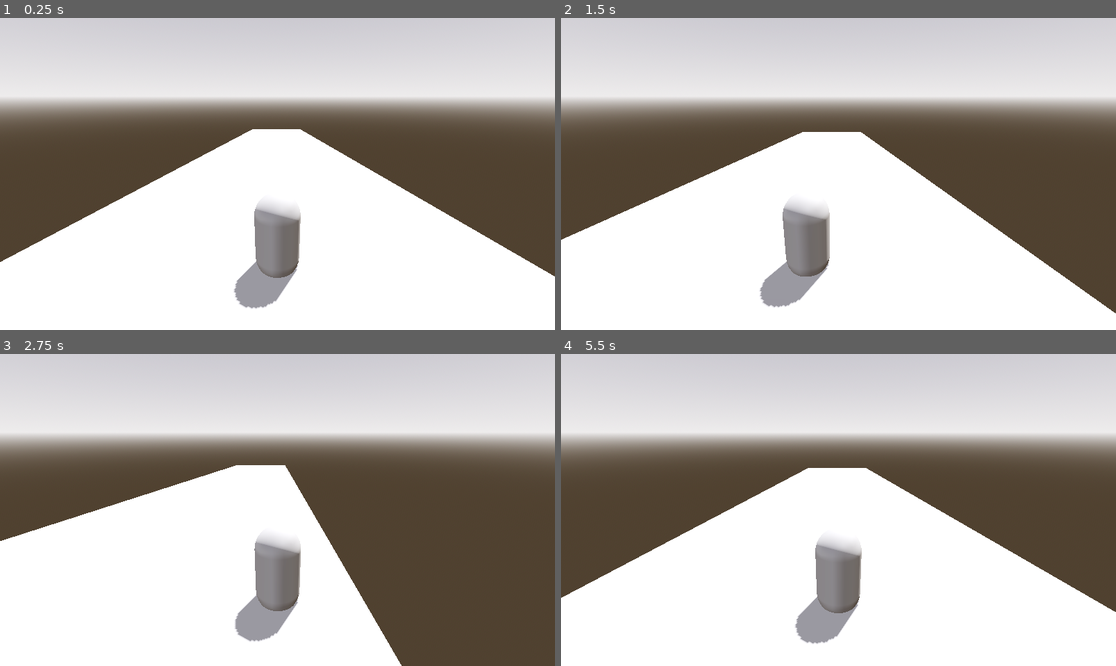
Above: before the commit, frames 1-4 (two rows, left to right).
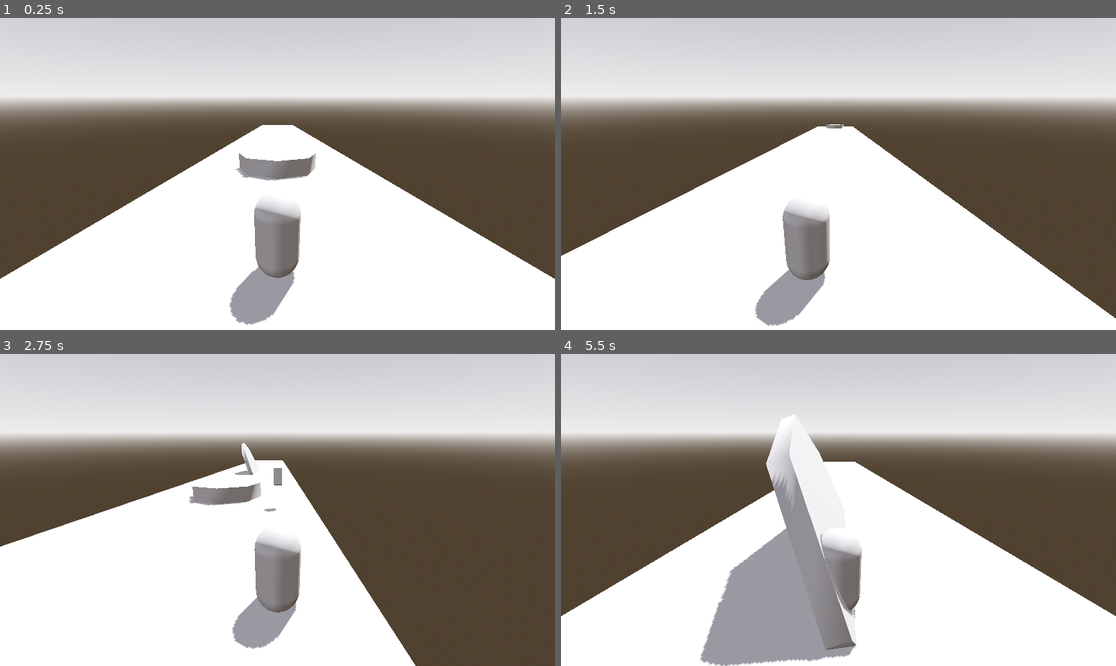
Above: after the commit, the same moments.

Repository: Digiphoenix22/lunar-pestle
Game: Godot game, scene res://main.tscn
Two runs of this game, one before a commit and one after it. Both use one fixed random seed, a clock stepped at 60 frames per second and the inputs below.
Inputs:
- Up to frame 1 (0.25 s): no input
- Up to frame 2 (1.5 s): tap Enter (ui_accept) at 0.5, 0.77 s; hold Right (ui_right) 0.53-1.28 s; hold Left (ui_left) from 1.28 s (still down)
- Up to frame 3 (2.75 s): tap Enter (ui_accept) at 1.52 s; release Left (ui_left) at 2.03 s; hold Right (ui_right) from 2.03 s (still down)
- Up to frame 4 (5.5 s): tap Enter (ui_accept) at 3.02, 3.77, 4.52 s; release Right (ui_right) at 3.53 s; hold Left (ui_left) from 3.53 s (still down)

The runs differ from the first frame. In frame 1, 3.2% of the frame differs, in the area x 0-100%, y 34-99%; in frame 2, 2.9%; in frame 3, 2.6%; in frame 4, 11%, in the area x 0-100%, y 19-100%.

Commit message:
Add chunk-based ground system, hit detection, and obstacle collisions
Co-Authored-By: Claude Sonnet 4.6 <noreply@anthropic.com>

Diff:
--- /dev/null
+++ b/Materials/TestMat.tres
@@ -0,0 +1,8 @@
+[gd_resource type="StandardMaterial3D" format=3 uid="uid://cfmp11q8yrqe5"]
+
+[resource]
+transparency = 1
+albedo_color = Color(0.24705882, 0.83137256, 0.21568628, 0.37254903)
+emission_enabled = true
+emission = Color(0, 0.8980392, 0, 1)
+emission_energy_multiplier = 9.96
--- /dev/null
+++ b/Materials/TestMat2.tres
@@ -0,0 +1,8 @@
+[gd_resource type="StandardMaterial3D" format=3 uid="uid://d05sjyfauefuc"]
+
+[resource]
+transparency = 1
+albedo_color = Color(0.101960786, 0.22352941, 1, 0.64705884)
+emission_enabled = true
+emission = Color(0, 0, 1, 1)
+emission_energy_multiplier = 8.26
--- a/chunks.tscn
+++ b/chunks.tscn
@@ -1,4 +1,7 @@
-[gd_scene format=3 uid="uid://cmtktmohct1sa"]
+[gd_scene format=3 uid="uid://cagg3qd8b6vml"]
+
+[sub_resource type="BoxShape3D" id="BoxShape3D_kofmg"]
+size = Vector3(26.516602, 1, 9.631836)
 
 [node name="Chunks" type="Node3D" unique_id=1297379566]
 
@@ -17,6 +20,12 @@
 sides = 23
 ring_sides = 13
 
+[node name="StaticBody3D" type="StaticBody3D" parent="1/CSGTorus3D" unique_id=1489441056 groups=["obstacle"]]
+
+[node name="CollisionShape3D" type="CollisionShape3D" parent="1/CSGTorus3D/StaticBody3D" unique_id=361872939]
+transform = Transform3D(1, 0, 0, 0, 1, 0, 0, 0, 1, 0, -9.536743e-06, -3.4260266)
+shape = SubResource("BoxShape3D_kofmg")
+
 [node name="2" type="CSGBox3D" parent="." unique_id=1833429375]
 transform = Transform3D(1, 0, 0, 0, 1, 0, 0, 0, 1, 29.675678, 0.4995, -14.718084)
 size = Vector3(25, 0.001, 40)
@@ -26,6 +35,12 @@
 radius = 5.3569336
 height = 5.1591797
 
+[node name="StaticBody3D" type="StaticBody3D" parent="2/CSGCylinder3D" unique_id=1587002941 groups=["obstacle"]]
+
+[node name="CollisionShape3D" type="CollisionShape3D" parent="2/CSGCylinder3D/StaticBody3D" unique_id=560871714]
+transform = Transform3D(1, 0, 0, 0, 0.16404916, -0.98645216, 0, 0.98645216, 0.16404916, 0, -9.536743e-06, -3.4260273)
+shape = SubResource("BoxShape3D_kofmg")
+
 [node name="3" type="CSGBox3D" parent="." unique_id=2015076074]
 transform = Transform3D(1, 0, 0, 0, 1, 0, 0, 0, 1, -29.888628, 0.4995, -14.718084)
 size = Vector3(25, 0.001, 40)
@@ -34,6 +49,12 @@
 radius = 9.079507
 radial_segments = 21
 rings = 15
+
+[node name="StaticBody3D" type="StaticBody3D" parent="3/CSGSphere3D" unique_id=1988438539 groups=["obstacle"]]
+
+[node name="CollisionShape3D" type="CollisionShape3D" parent="3/CSGSphere3D/StaticBody3D" unique_id=9512412]
+transform = Transform3D(1, 0, 0, 0, -0.104788855, -0.9944945, 0, 0.9944945, -0.104788855, 0, 1.3316741, -3.4260273)
+shape = SubResource("BoxShape3D_kofmg")
 
 [node name="4" type="CSGBox3D" parent="." unique_id=2124235458]
 transform = Transform3D(1, 0, 0, 0, 1, 0, 0, 0, 1, -59.063263, 0.4995, -14.718084)
--- a/ground_scroller.gd
+++ b/ground_scroller.gd
@@ -1,11 +1,44 @@
 extends Node3D
 
-const CHUNK_LENGTH := 40.0
-const CHUNK_COUNT  := 3
-var scroll_speed   := 80
+const CHUNK_LENGTH    := 40.0
+const CHUNK_COUNT     := 5
+const OBSTACLE_CHANCE := 0.4
+var scroll_speed      := 80.0
+
+var plain_template: Node3D = null
+var obstacle_templates: Array[Node3D] = []
+
+func _ready() -> void:
+	var chunks_root = load("res://chunks.tscn").instantiate()
+	for child in chunks_root.get_children():
+		if child.name == "Base":
+			plain_template = child.duplicate()
+		elif child.name.is_valid_int():
+			obstacle_templates.append(child.duplicate())
+	chunks_root.free()
+
+	for i in CHUNK_COUNT:
+		_place_chunk(-i * CHUNK_LENGTH)
+
+func _make_chunk() -> Node3D:
+	var template: Node3D
+	if obstacle_templates.is_empty() or randf() > OBSTACLE_CHANCE:
+		template = plain_template
+	else:
+		template = obstacle_templates[randi() % obstacle_templates.size()]
+	var chunk = template.duplicate()
+	chunk.position = Vector3.ZERO
+	return chunk
+
+func _place_chunk(z: float) -> void:
+	var chunk = _make_chunk()
+	chunk.position.z = z
+	add_child(chunk)
 
 func _process(delta: float) -> void:
-	for chunk in get_children():
-		chunk.position.z += scroll_speed * delta
-		if chunk.position.z > CHUNK_LENGTH:
-			chunk.position.z -= CHUNK_LENGTH * CHUNK_COUNT
+	for child in get_children():
+		child.position.z += scroll_speed * delta
+		if child.position.z > CHUNK_LENGTH:
+			var old_z = child.position.z
+			child.queue_free()
+			_place_chunk(old_z - CHUNK_LENGTH * CHUNK_COUNT)
--- a/lumi.gd
+++ b/lumi.gd
@@ -5,9 +5,13 @@
 const LANE_SPEED   := 10.0
 const LANES        := [-8.0, 0.0, 8.0]
 
-var current_lane   := 1  # 0 = left, 1 = center, 2 = right
+var current_lane   := 1
+var alive          := true
 
 func _physics_process(delta: float) -> void:
+	if not alive:
+		return
+
 	if not is_on_floor():
 		velocity.y -= GRAVITY * delta
 
@@ -22,3 +26,12 @@
 	position.x = lerp(position.x, LANES[current_lane], LANE_SPEED * delta)
 
 	move_and_slide()
+
+	for i in get_slide_collision_count():
+		var col = get_slide_collision(i)
+		if col.get_collider().is_in_group("obstacle"):
+			die()
+
+func die() -> void:
+	alive = false
+	print("Lumi hit an obstacle!")
--- a/main.tscn
+++ b/main.tscn
@@ -3,9 +3,10 @@
 [ext_resource type="Script" uid="uid://tjciujqunr0v" path="res://ground_scroller.gd" id="1_0xm2m"]
 [ext_resource type="Script" uid="uid://bsrl00t5o608m" path="res://camera_3d.gd" id="1_1bvp3"]
 [ext_resource type="Script" uid="uid://b584w2ogrj3e5" path="res://lumi.gd" id="1_h2yge"]
-[ext_resource type="PackedScene" uid="uid://c1yykwatc62a1" path="res://ground_chunk.tscn" id="2_h2yge"]
 [ext_resource type="Script" uid="uid://cqqtgxuvsahfx" path="res://obstacle_spawner.gd" id="5_7mycd"]
 [ext_resource type="PackedScene" uid="uid://dlmohlkwbbkir" path="res://obstacle.tscn" id="6_272bh"]
+[ext_resource type="Material" uid="uid://d05sjyfauefuc" path="res://Materials/TestMat2.tres" id="7_272bh"]
+[ext_resource type="Material" uid="uid://cfmp11q8yrqe5" path="res://Materials/TestMat.tres" id="8_5vw27"]
 
 [sub_resource type="ProceduralSkyMaterial" id="ProceduralSkyMaterial_m3tyl"]
 sky_top_color = Color(0.44839734, 0.44303516, 0.48449987, 1)
@@ -27,6 +28,24 @@
 
 [sub_resource type="CapsuleMesh" id="CapsuleMesh_xuhna"]
 
+[sub_resource type="CapsuleMesh" id="CapsuleMesh_5vw27"]
+material = ExtResource("7_272bh")
+
+[sub_resource type="CapsuleMesh" id="CapsuleMesh_kek77"]
+material = ExtResource("8_5vw27")
+
+[sub_resource type="StandardMaterial3D" id="StandardMaterial3D_4c57u"]
+transparency = 1
+albedo_color = Color(1, 0.11372549, 0.05882353, 0.48235294)
+emission_enabled = true
+emission = Color(1, 0, 0, 1)
+emission_energy_multiplier = 9.55
+
+[sub_resource type="CapsuleMesh" id="CapsuleMesh_efxa6"]
+material = SubResource("StandardMaterial3D_4c57u")
+
+[sub_resource type="WorldBoundaryShape3D" id="WorldBoundaryShape3D_272bh"]
+
 [node name="WorldRoot" type="Node3D" unique_id=1626412060]
 
 [node name="Camera3D" type="Camera3D" parent="." unique_id=1791450035]
@@ -35,7 +54,7 @@
 target = NodePath("../Lumi")
 
 [node name="DirectionalLight3D" type="DirectionalLight3D" parent="." unique_id=334163119]
-transform = Transform3D(-0.8660254, -0.43301278, 0.25, 0, 0.49999997, 0.86602545, -0.50000006, 0.75, -0.43301266, 0, 6.3448744, 0)
+transform = Transform3D(-0.86601543, -0.430608, 0.25415373, 0.004156635, 0.5020725, 0.8648156, -0.50000006, 0.75, -0.43301266, 0, 6.3448744, 0)
 shadow_enabled = true
 
 [node name="WorldEnvironment" type="WorldEnvironment" parent="." unique_id=1781889181]
@@ -54,17 +73,34 @@
 [node name="GroundScroller" type="Node3D" parent="." unique_id=1633350001]
 script = ExtResource("1_0xm2m")
 
-[node name="GroundChunk" parent="GroundScroller" unique_id=2108205701 instance=ExtResource("2_h2yge")]
-
-[node name="GroundChunk2" parent="GroundScroller" unique_id=520728338 instance=ExtResource("2_h2yge")]
-transform = Transform3D(1, 0, 0, 0, 1, 0, 0, 0, 1, 0, 0, -40)
-
-[node name="GroundChunk3" parent="GroundScroller" unique_id=1196576519 instance=ExtResource("2_h2yge")]
-transform = Transform3D(1, 0, 0, 0, 1, 0, 0, 0, 1, 0, 0, -80)
-
 [node name="ObstacleSpawner" type="Node3D" parent="." unique_id=1583810459]
 transform = Transform3D(1, 0, 0, 0, 0.9617413, 0.27395928, 0, -0.27395925, 0.9617413, 0.060658436, 8.648586, 7.319722)
 script = ExtResource("5_7mycd")
 obstacle_scene = ExtResource("6_272bh")
 
 [node name="Timer" type="Timer" parent="ObstacleSpawner" unique_id=721361821]
+
+[node name="DevStuff" type="Node3D" parent="." unique_id=368281543]
+visible = false
+
+[node name="TestLumiLeft" type="MeshInstance3D" parent="DevStuff" unique_id=476935056]
+transform = Transform3D(2, 0, 0, 0, 2, 0, 0, 0, 2, -8, 2.2, 0)
+mesh = SubResource("CapsuleMesh_5vw27")
+
+[node name="TestLumiRight" type="MeshInstance3D" parent="DevStuff" unique_id=2105918805]
+transform = Transform3D(2, 0, 0, 0, 2, 0, 0, 0, 2, 8, 2.2, 0)
+mesh = SubResource("CapsuleMesh_kek77")
+
+[node name="TestLumiMiddle" type="MeshInstance3D" parent="DevStuff" unique_id=421962349]
+transform = Transform3D(2, 0, 0, 0, 2, 0, 0, 0, 2, 0, 2.2188945, 0)
+mesh = SubResource("CapsuleMesh_efxa6")
+
+[node name="Floor" type="CSGBox3D" parent="." unique_id=196039518]
+transform = Transform3D(0.99915487, 0.03544998, 0.020802824, -0.035457656, 0.9993712, 0, -0.020789742, -0.00073761935, 0.9997836, 0.115, 0, 17.03373)
+visible = false
+size = Vector3(25, 0.001, 40)
+
+[node name="StaticBody3D" type="StaticBody3D" parent="Floor" unique_id=1311064236]
+
+[node name="CollisionShape3D" type="CollisionShape3D" parent="Floor/StaticBody3D" unique_id=1936818764]
+shape = SubResource("WorldBoundaryShape3D_272bh")
--- a/obstacle.tscn
+++ b/obstacle.tscn
@@ -1,12 +1,13 @@
 [gd_scene format=3 uid="uid://dlmohlkwbbkir"]
 
 [sub_resource type="BoxShape3D" id="BoxShape3D_qcbvg"]
+size = Vector3(1, 1.8806152, 1)
 
 [node name="StaticBody3D" type="StaticBody3D" unique_id=1805890575]
-transform = Transform3D(1, 0, 0, 0, 1, 0, 0, 0, 1, 0, 1.0689309, 0)
 
 [node name="CSGBox3D" type="CSGBox3D" parent="." unique_id=2048520967]
 size = Vector3(1, 2, 1)
 
-[node name="CollisionShape3D" type="CollisionShape3D" parent="." unique_id=248369625]
+[node name="CollisionShape3D" type="CollisionShape3D" parent="." unique_id=345329981]
+transform = Transform3D(1, 0, 0, 0, 1, 0, 0, 0, 1, 0, -0.05407715, 0)
 shape = SubResource("BoxShape3D_qcbvg")
--- a/obstacle_spawner.gd
+++ b/obstacle_spawner.gd
@@ -1,8 +1,8 @@
 extends Node3D
 
 @export var obstacle_scene: PackedScene
-@export var spawn_z     := -60.0
-@export var ground_y    := 1.5
+@export var spawn_z     := -80.0
+@export var ground_y    := 1.0
 var scroll_speed        := 80.0
 
 const LANES := [-8.0, 0.0, 8.0]
--- a/project.godot
+++ b/project.godot
@@ -15,6 +15,10 @@
 config/features=PackedStringArray("4.6", "Forward Plus")
 config/icon="res://icon.svg"
 
+[global_group]
+
+obstacle="u die from it"
+
 [physics]
 
 3d/physics_engine="Jolt Physics"
